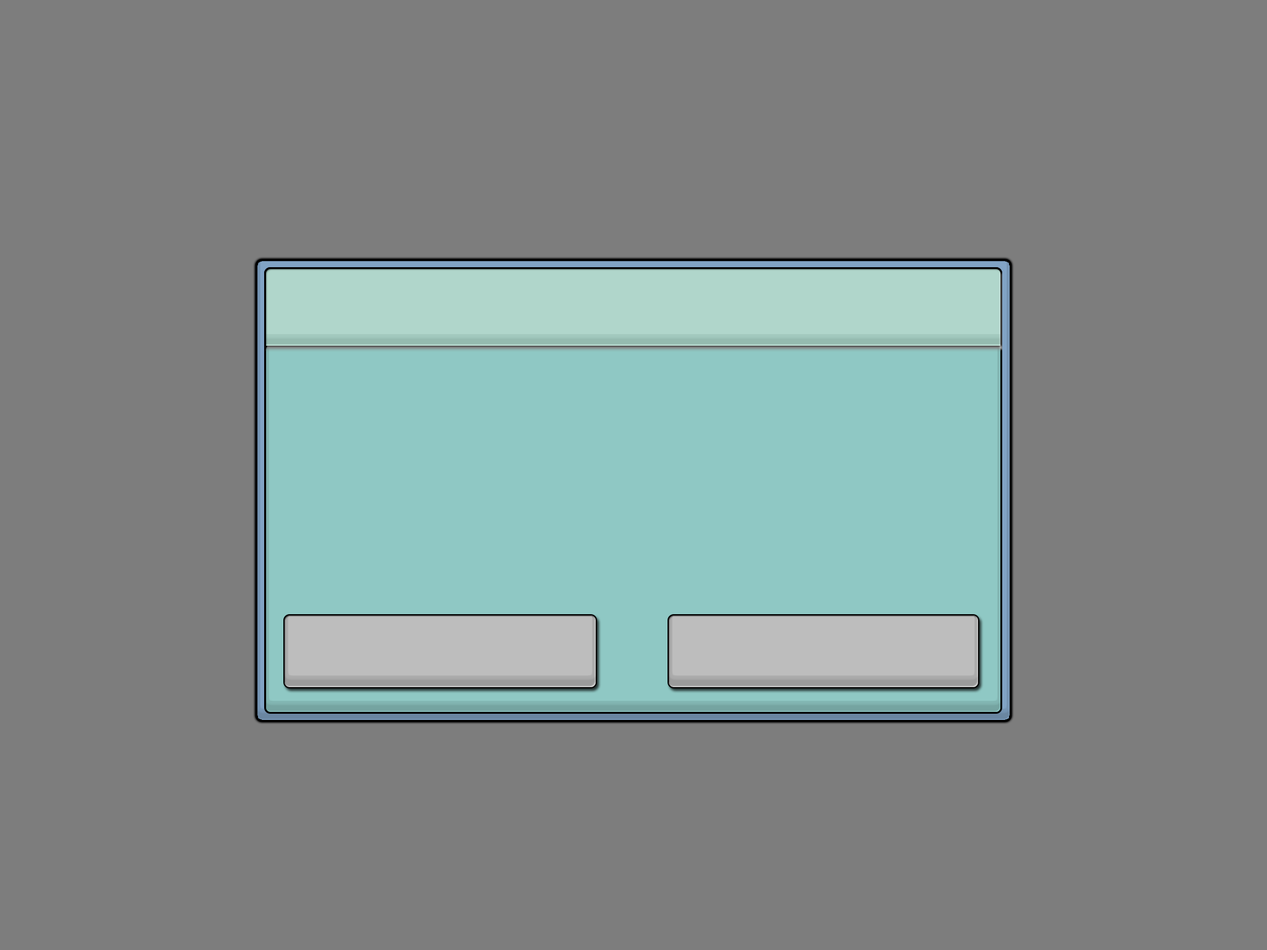
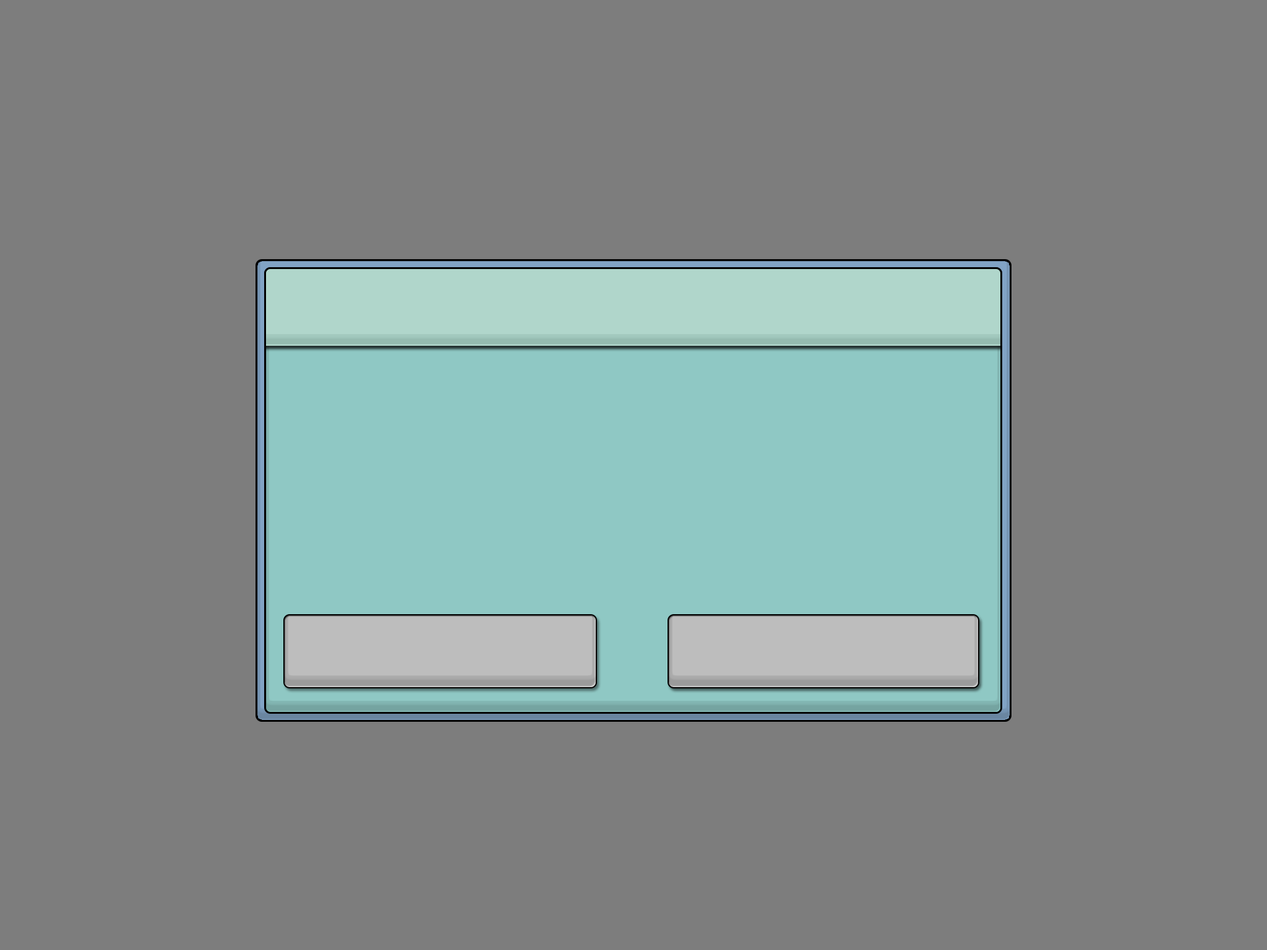
Revision of a layered 1267×950 image; what changed, layer by layer:
removed layer "TitleBackground" over [left=264, top=267, right=1002, bottom=352]
removed layer "InnerPanel" (was screen) over [left=264, top=267, right=1002, bottom=693]
renamed "OuterPanel" to "Panel", blend screen → normal, painted on it over [left=255, top=259, right=1012, bottom=722]
